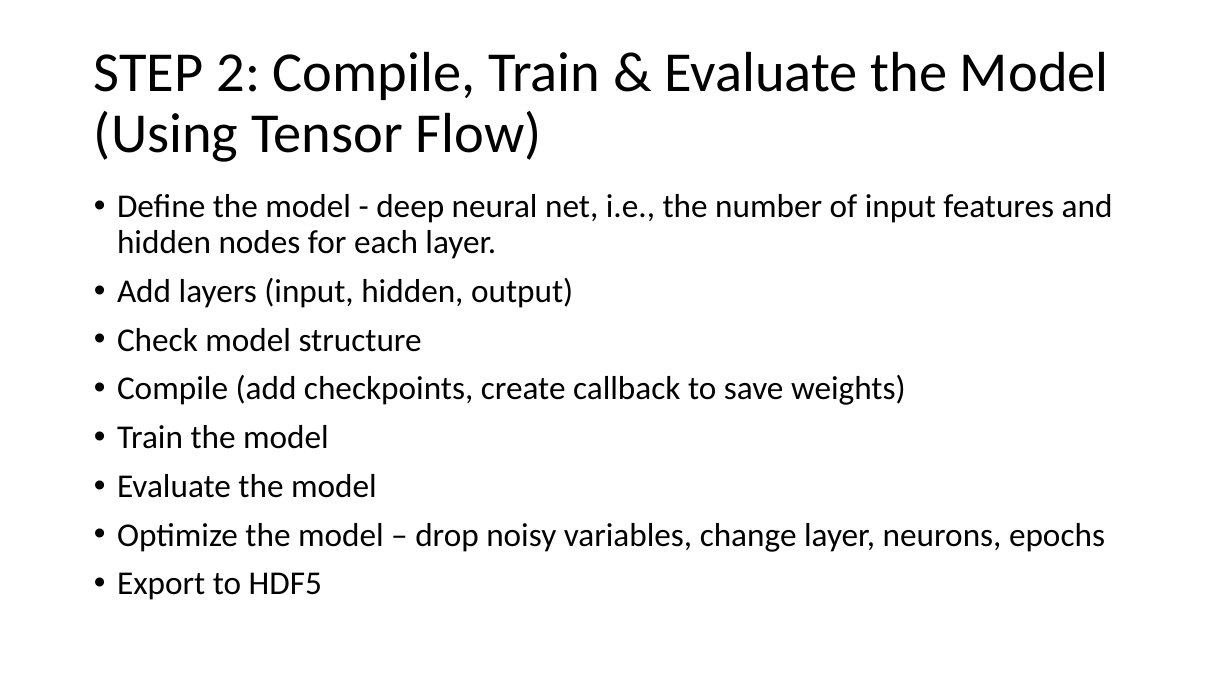
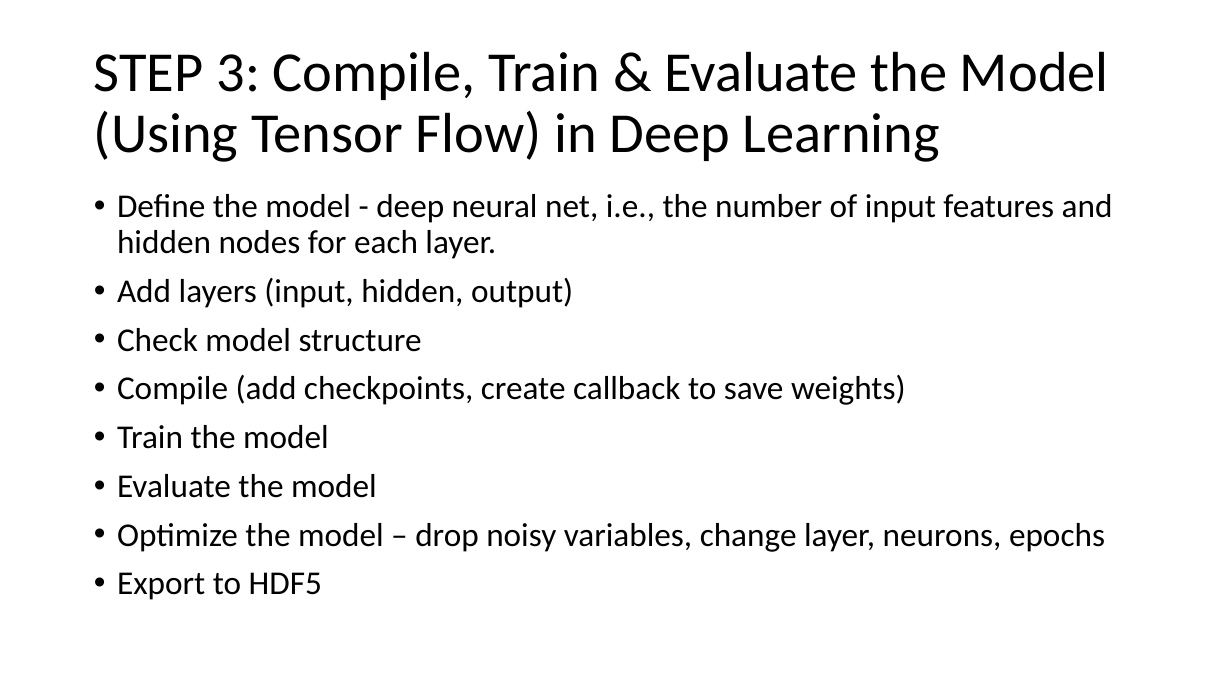
Before and after one commit to ALIYA2Group/Mod20_Segment_1, a slide deck: slide 8 of Mock ML Model/Machine Learning Blue Print.pptx. Drawn at 1232x693 pixels with LibreOffice and Linux fonts; fonts in the diff are those of the drawing. Boxes give left, top, right and bottom in pixels: in the first picture for what was removed or moved away, otherwise in the second. Text is boxed around its words. In the diff, an @@ line names an element or a change of style, - is before the commit and + after.

```diff
--- a/Mock ML Model/Machine Learning Blue Print.pptx
+++ b/Mock ML Model/Machine Learning Blue Print.pptx
@@ title at (94, 51, 1109, 162): text changed @@
-STEP 2: Compile, Train & Evaluate the Model
-(Using Tensor Flow)
+STEP 3: Compile, Train & Evaluate the Model
+(Using Tensor Flow) in Deep Learning
```
Also in this commit, not shown: 1 other slide changed, 1 other file.
